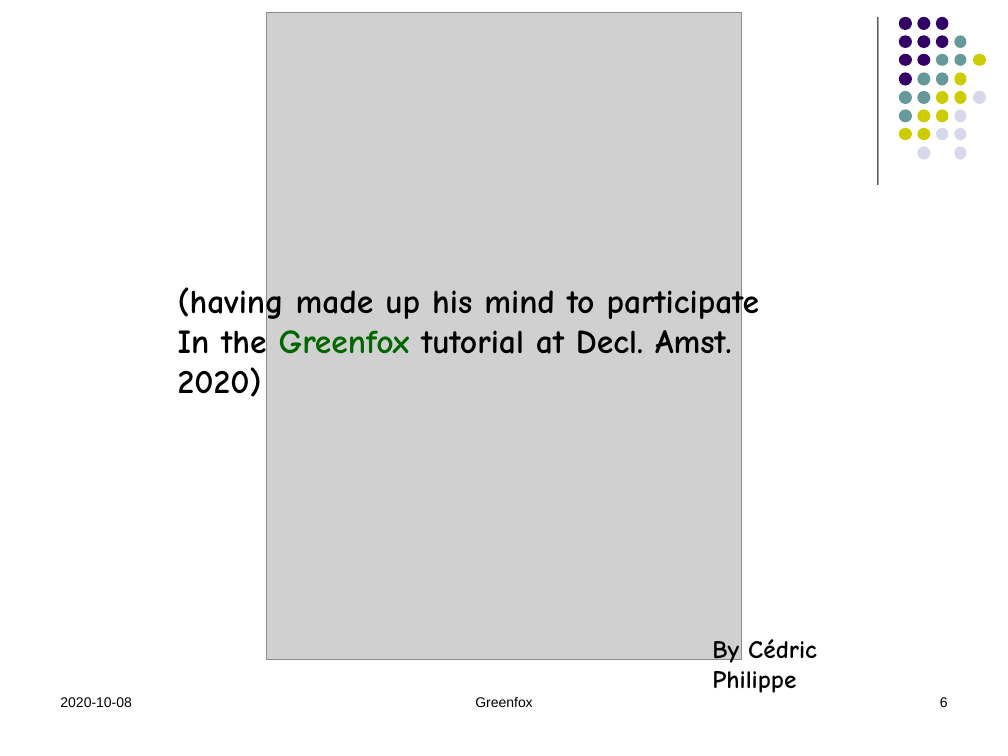
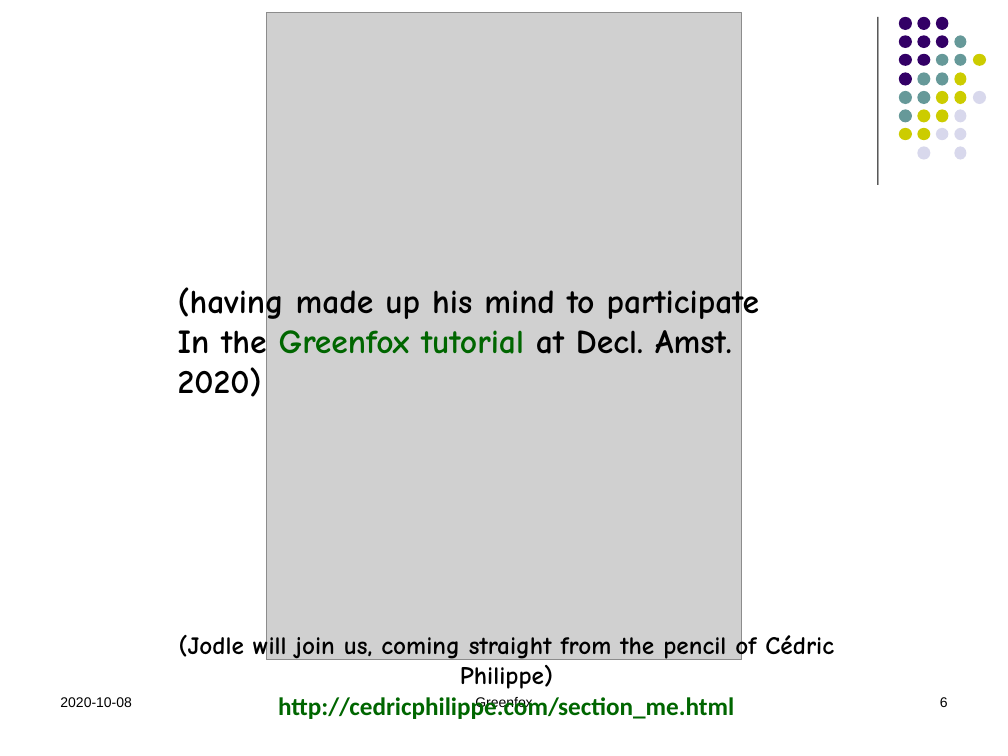
Before and after one commit to hrennau/greenfox, a slide deck: slide 6 of declarative-amsterdam-2020/an-introduction-to-greenfox/an-introduction-to-greenfox.pptx. Drawn at 1008x756 pixels with LibreOffice and Linux fonts; fonts in the diff are those of the drawing; grey boxes stand for pictures. Boxes give left, top, right and bottom in pixels: in the first picture for what was removed or moved away, otherwise in the second. Text is boxed around its words. In the diff, an @@ line names an element or a change of style, - is before the commit and + after.

```diff
--- a/declarative-amsterdam-2020/an-introduction-to-greenfox/an-introduction-to-greenfox.pptx
+++ b/declarative-amsterdam-2020/an-introduction-to-greenfox/an-introduction-to-greenfox.pptx
@@ text at box(178, 330, 732, 354): text colour #000000 to #006600 in "tutorial" @@
@@ text at box(179, 632, 834, 719): text changed @@
-By Cédric Philippe
+(Jodle will join us, coming straight from the pencil of Cédric Philippe)
+http://cedricphilippe.com/section_me.html
```
Also in this commit, not shown: 9 other slides changed, 5 slides added, 2 slides removed.
